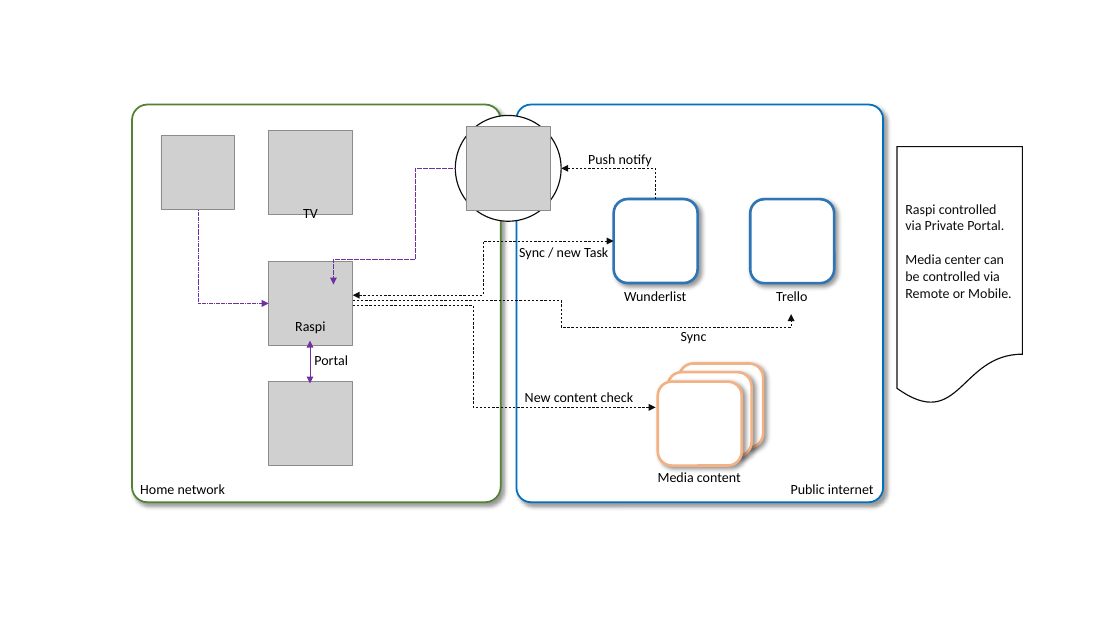
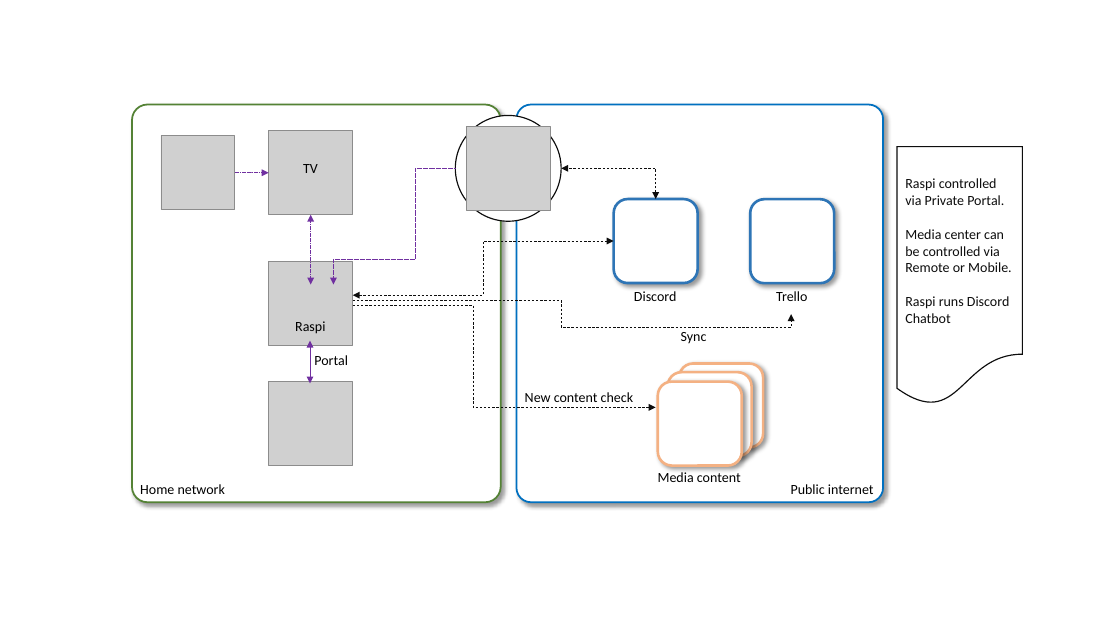
Before and after one commit to tomanwalker/homepi, a slide deck: slide 2 of draw.pptx. Drawn at 1120x630 pixels with LibreOffice and Linux fonts; fonts in the diff are those of the drawing; grey boxes stand for pictures. Boxes give left, top, right and bottom in pixels: in the first picture for what was removed or moved away, otherwise in the second. Text is boxed around its words. In the diff, an @@ line names an element or a change of style, - is before the commit and + after.

```diff
--- a/draw.pptx
+++ b/draw.pptx
@@ elbow arrow moved from (198, 210) - (269, 303) to (235, 173) - (269, 173) @@
@@ text "TV" rewrapped from (x1=303, y1=209, x2=318, y2=222) to (x1=303, y1=164, x2=318, y2=173) @@
@@ elbow arrow (656, 199) - (561, 168): elbow arrow to elbow double arrow @@
@@ text removed at (x1=588, y1=154, x2=652, y2=167) @@
-Push notify
@@ double arrow added from (311, 215) to (311, 285), #7030A0 0.5 pt dashed @@
@@ text removed at (x1=519, y1=247, x2=608, y2=260) @@
-Sync / new Task
@@ text at (x1=634, y1=291, x2=676, y2=301): text changed @@
-Wunderlist
+Discord
@@ text in flow chart document at (x1=905, y1=296, x2=1009, y2=323): paragraph added @@
+Raspi runs Discord Chatbot
```
Also in this commit, not shown: 1 slide added, 2 other files.
